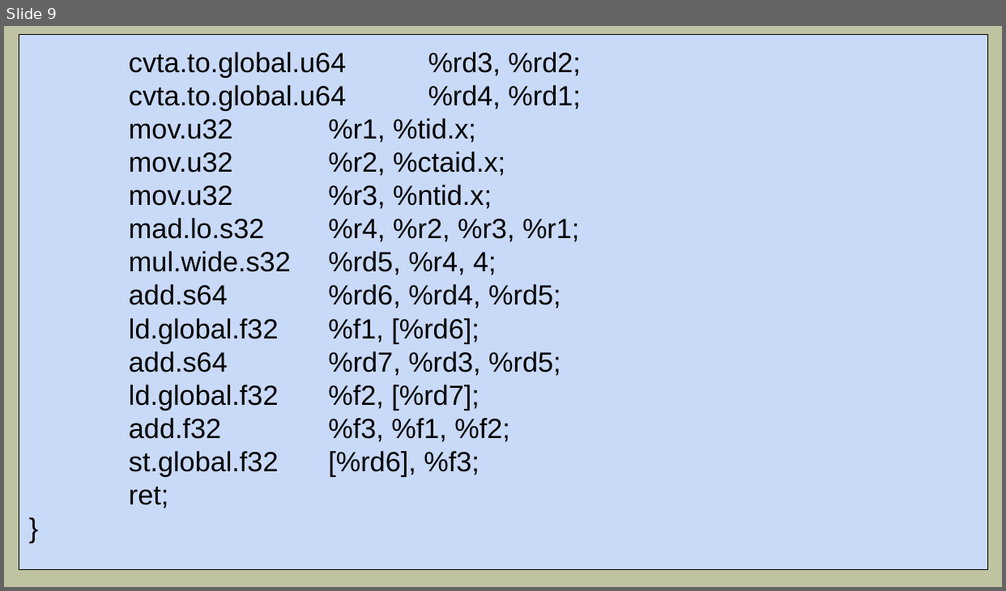
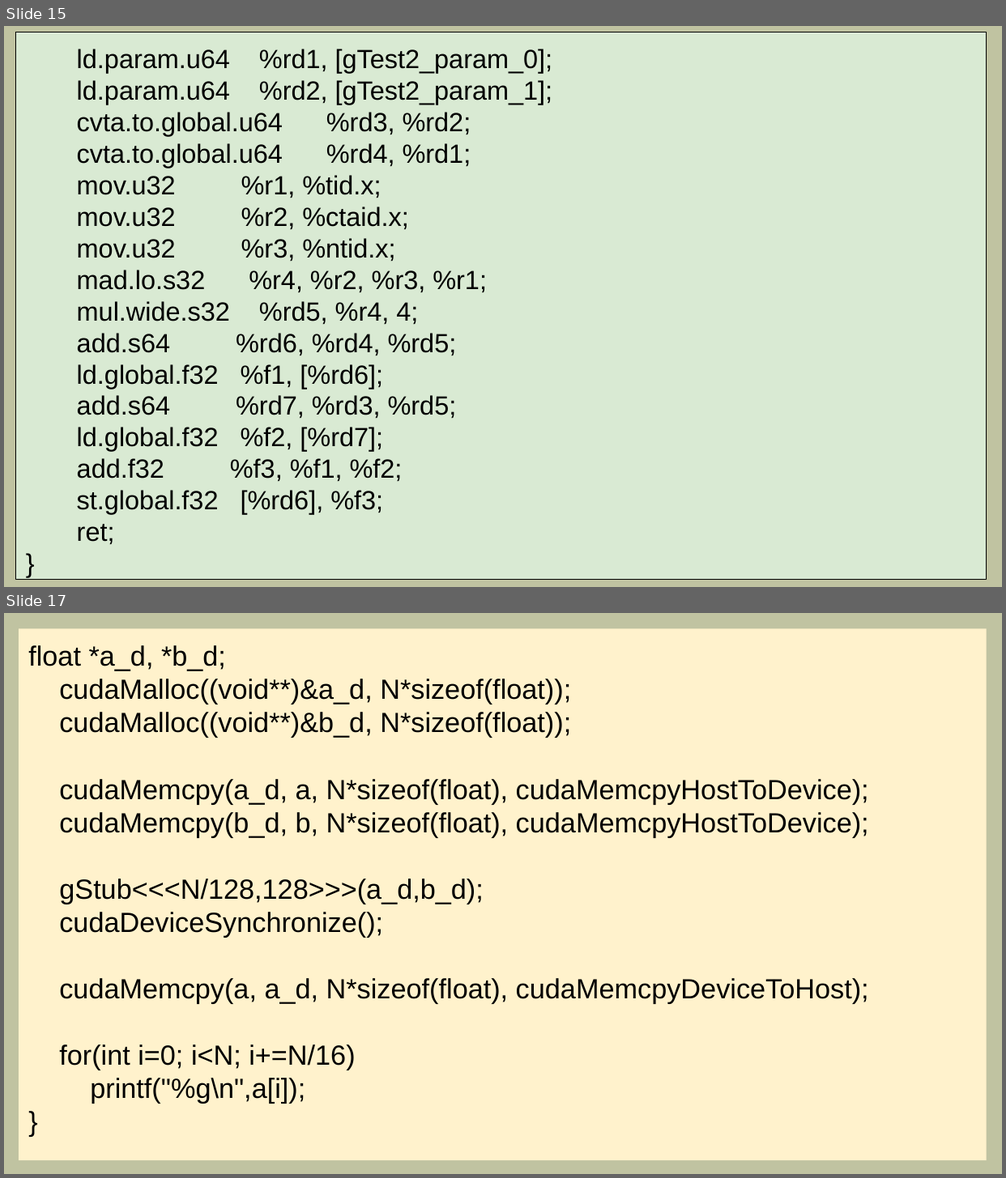
Before and after one commit to mlkv52/sibsutis_cuda_bachelors-2025, a slide deck: Лекции/pptx/Лекция8-ПГП-2025.pptx. Shown one above the other, each under a label of ours: slide 9 before the commit, slides 15 and 17 after it; the slides between them are not shown. The pictures are 1006x591 and 1006x1178 pixels, drawn with LibreOffice and Linux fonts; fonts in the diff are those of the drawing. Boxes give left, top, right and bottom in pixels: in the first picture for what was removed or moved away, otherwise in the second. Text is boxed around its words. In the diff, an @@ line names an element or a change of style, - is before the commit and + after.

```diff
--- a/Лекции/pptx/Лекция8-ПГП-2025.pptx
+++ b/Лекции/pptx/Лекция8-ПГП-2025.pptx
@@ slide 17 added at bbox=[4, 613, 1002, 1174], background #C0C3A1 @@
@@ rectangle added at bbox=[19, 629, 987, 1161], fill #FFF2CC, 20 pt, text #000000 @@
+float *a_d, *b_d;
+cudaMalloc((void**)&a_d, N*sizeof(float));
+cudaMalloc((void**)&b_d, N*sizeof(float));
+cudaMemcpy(a_d, a, N*sizeof(float), cudaMemcpyHostToDevice);
+cudaMemcpy(b_d, b, N*sizeof(float), cudaMemcpyHostToDevice);
+gStub<<<N/128,128>>>(a_d,b_d);
+cudaDeviceSynchronize();
+cudaMemcpy(a, a_d, N*sizeof(float), cudaMemcpyDeviceToHost);
+for(int i=0; i<N; i+=N/16)
+printf("%g\n",a[i]);
+}
@@ what was slide 9 is now slide 15 @@
@@ slide 15 changed as well @@
@@ rectangle "ld.param.u64 %rd1, [gTest2_param_0];": place and size @@
-rectangle "ld.param.u64 %rd1, [gTest2_param_0];" at bbox=[19, 35, 988, 570]
+rectangle "ld.param.u64 %rd1, [gTest2_param_0];" at bbox=[16, 32, 986, 580]
@@ rectangle "ld.param.u64 %rd1, [gTest2_param_0];" at bbox=[16, 32, 986, 580]: fill #C9DAF8 to #D9EAD3 @@
@@ text in rectangle at bbox=[77, 49, 553, 105]: paragraphs added @@
+ld.param.u64 %rd1, [gTest2_param_0];
+ld.param.u64 %rd2, [gTest2_param_1];
@@ text in rectangle at bbox=[77, 112, 487, 544]: size 20 to 19 pt in "cvta.to.global.u64 %rd3, %rd2;", "cvta.to.global.u64 %rd4, %rd1;", "mov.u32 %r1, %tid.x;", "mov.u32 %r2, %ctaid.x;" and 11 more places @@
```
Also in this commit, not shown: 4 other slides changed, 25 other slides added, 9 slides removed, 6 other files.
